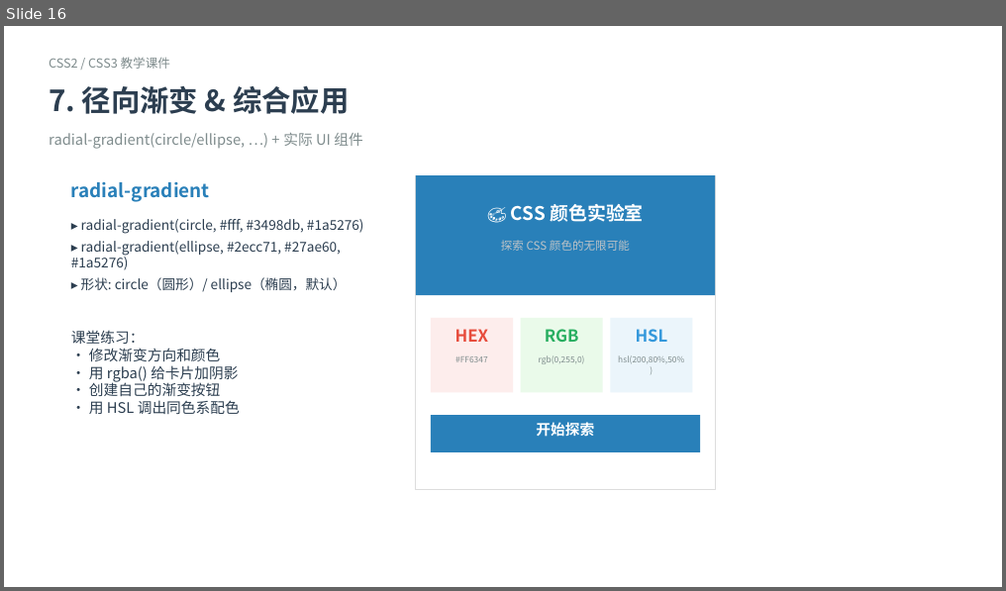
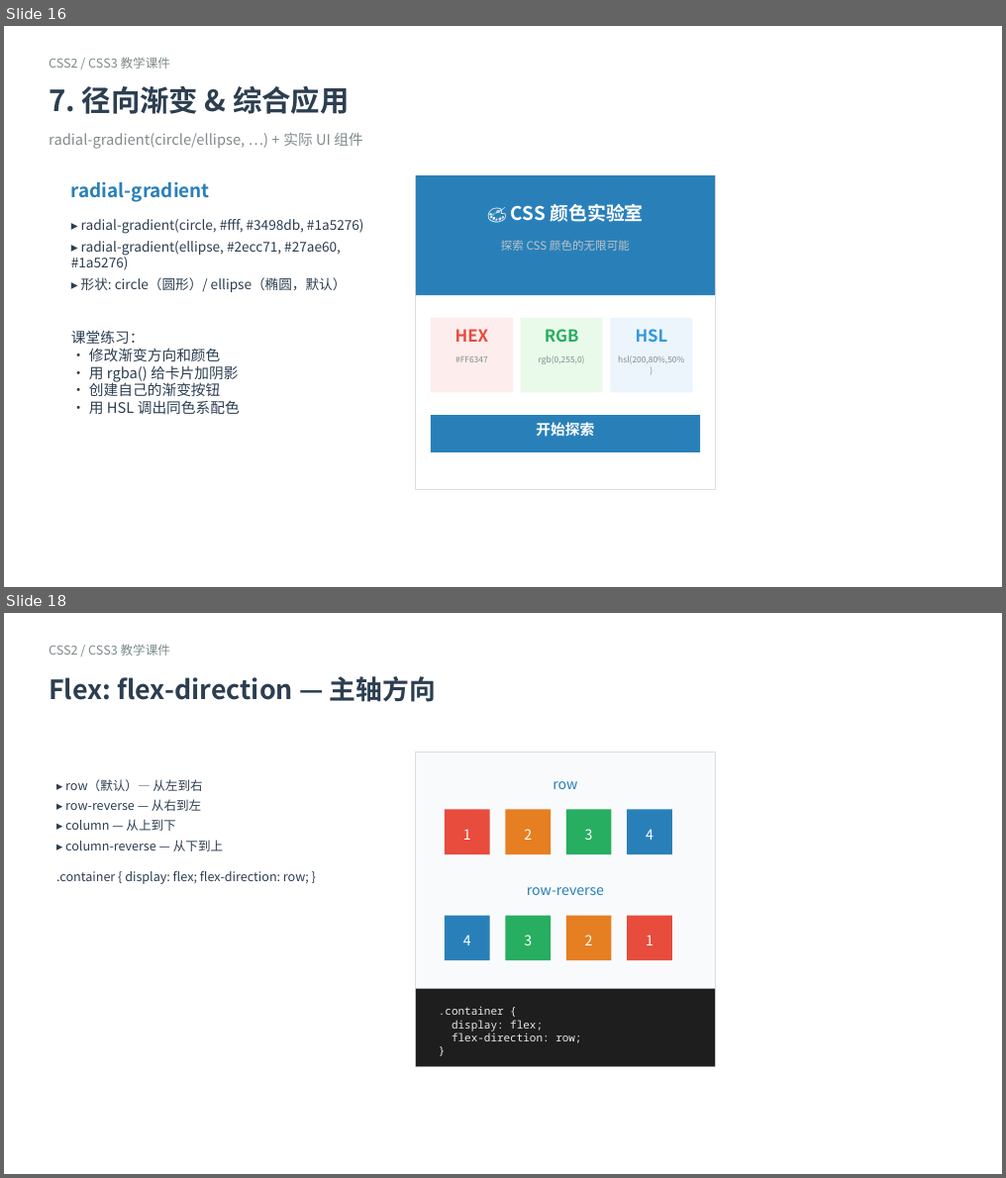
Before and after one commit to cxsun123/frontend-tutorial, a slide deck: CSS2_CSS3.pptx. Shown one above the other, each under a label of ours: slide 16 before the commit, slides 16 and 18 after it; the slides between them are not shown. The pictures are 1006x591 and 1006x1178 pixels, drawn with LibreOffice and Linux fonts; fonts in the diff are those of the drawing. Boxes give left, top, right and bottom in pixels: in the first picture for what was removed or moved away, otherwise in the second. Text is boxed around its words. In the diff, an @@ line names an element or a change of style, - is before the commit and + after.

Commit message:
feat: add TypeScript examples, syntax highlighting, and Docker support
- Added 7 TypeScript demo files with syntax highlighting (01-07)
- Added HTML versions of TS examples with Highlight.js
- Added CSS3 enhanced examples (08-css3.html)
- Updated CSS examples (04-layout, 05-flex-grid, 06-responsive, 07-effects)
- Added TypeScript_Introduction.pptx
- Added Dockerfile and .dockerignore for deployment
- Updated README with Bun/Python/Docker instructions
- Fixed example-playground.js getInlineStyles() to exclude head styles
- Updated index.html with TypeScript card

```diff
--- a/CSS2_CSS3.pptx
+++ b/CSS2_CSS3.pptx
@@ slide 18 added at (4,613,1002,1174), background #FFFFFF @@
@@ text added at (49,644,170,656), 12 pt, text #7F8C8D @@
+CSS2 / CSS3 教学课件
@@ text added at (49,676,436,702), 25.5 pt, text #2C3E50, bold @@
+Flex: flex-direction — 主轴方向
@@ rectangle added at (416,752,715,1066), fill #F8FAFB, outline #D8DEE3 0.9 pt @@
@@ text added at (56,779,309,884), 12 pt, text #2C3E50 @@
+▸ row（默认）— 从左到右
+▸ row-reverse — 从右到左
+▸ column — 从上到下
+▸ column-reverse — 从下到上
+.container { display: flex; flex-direction: row; }
@@ text added at (552,781,577,789), 13.5 pt, text #2980B9 @@
+row
@@ rectangle added at (445,809,490,854), fill #E74C3C @@
@@ rectangle added at (506,809,550,854), fill #E67E22 @@
@@ rectangle added at (566,809,611,854), fill #27AE60 @@
@@ rectangle added at (627,809,672,854), fill #2980B9 @@
@@ text added at (463,829,471,840), 13.5 pt, text #FFFFFF @@
+1
@@ text added at (524,829,532,840), 13.5 pt, text #FFFFFF @@
+2
@@ text added at (585,829,593,840), 13.5 pt, text #FFFFFF @@
+3
@@ text added at (646,829,653,840), 13.5 pt, text #FFFFFF @@
+4
@@ text added at (527,887,604,895), 13.5 pt, text #2980B9 @@
+row-reverse
@@ rectangle added at (445,916,490,960), fill #2980B9 @@
@@ text added at (463,935,471,946), 13.5 pt, text #FFFFFF @@
+4
@@ rectangle added at (506,916,550,960), fill #27AE60 @@
@@ text added at (524,935,532,946), 13.5 pt, text #FFFFFF @@
+3
@@ rectangle added at (566,916,611,960), fill #E67E22 @@
@@ text added at (585,935,593,946), 13.5 pt, text #FFFFFF @@
+2
@@ rectangle added at (627,916,672,960), fill #E74C3C @@
@@ text added at (646,935,653,946), 13.5 pt, text #FFFFFF @@
+1
@@ rectangle added at (416,989,715,1066), fill #1E1E1E @@
@@ text added at (439,1006,581,1044), 10.5 pt, text #E8E8E8 @@
+.container {
+display: flex;
+flex-direction: row;
+}
```
Also in this commit, not shown: 57 other slides added, 49 other files.
